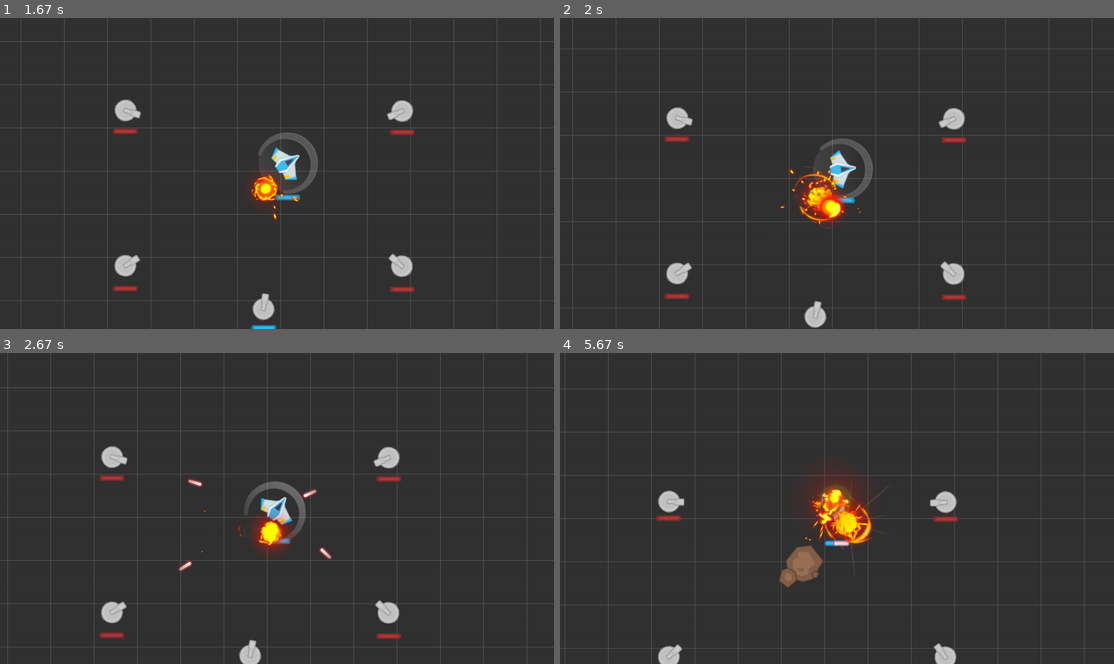
Above: before the commit, frames 1-4 (two rows, left to right).
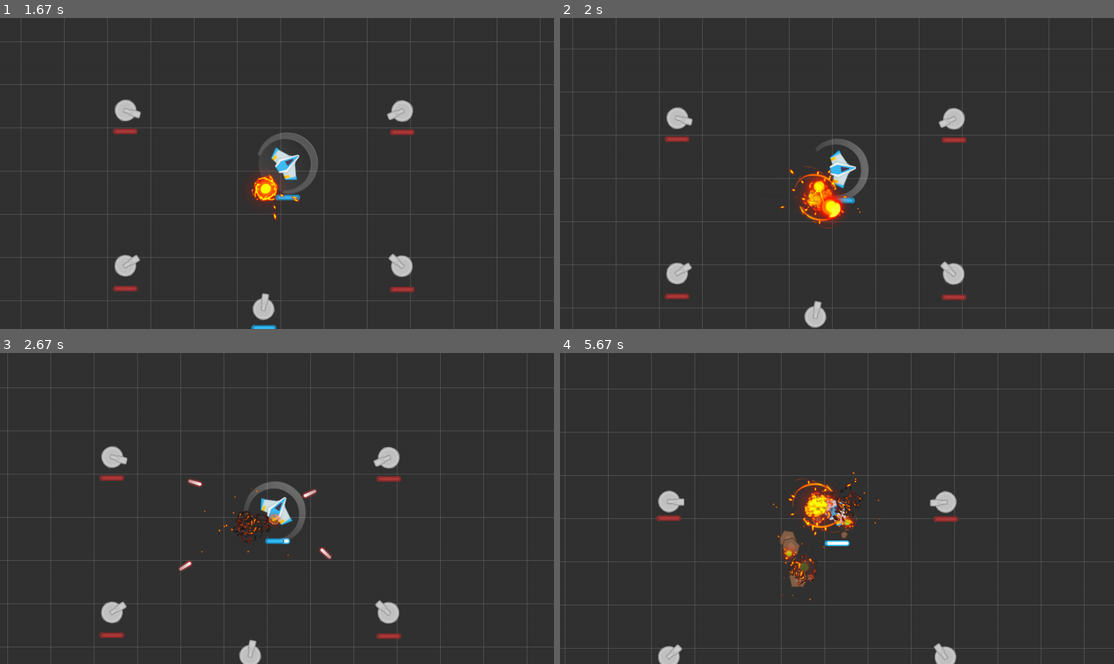
Above: after the commit, the same moments.

Repository: genericprogrammerdude/pygamengn
Game: pygame game, started from main.py
Same seed, same stepped clock (60 frames per second), same inputs: the game is played once before the commit and once after it.
Inputs:
- Up to frame 1 (1.67 s): tap Space at 0.33 s; hold D 0.67-1.13 s; hold W 1.17-1.47 s; hold D from 1.5 s (still down)
- Up to frame 2 (2 s): release D at 1.97 s
- Up to frame 3 (2.67 s): hold A 2-2.53 s; hold S from 2.57 s (still down)
- Up to frame 4 (5.67 s): release S at 2.87 s; hold A 2.9-3.3 s; hold W 3.33-3.7 s; hold D 3.73-4.37 s; hold S 4.4-4.77 s; hold A 4.8-5.27 s; hold D from 5.3 s (still down)

Frame 1 is identical in both runs. In frame 2, 0.5% of the frame differs, in the area x 44-57%, y 38-62%; in frame 3, 0.9%; in frame 4, 3.0%, in the area x 38-59%, y 38-80%.

Commit message:
Passing RenderGroup to AsteroidSpawner so it knows where to spawn the asteroids.

Diff:
--- a/Assets/inventory.json
+++ b/Assets/inventory.json
@@ -420,7 +420,8 @@
                         "AsteroidSmall",
                         "AsteroidTiny"
                     ],
-                    "spawn_freq": 2000
+                    "spawn_freq": 2000,
+                    "asset:render_group": "RenderGroup"
                 }
             }
         },
--- a/GameEngine/game.py
+++ b/GameEngine/game.py
@@ -17,11 +17,12 @@
 
     def update(self, delta):
         """Updates the game."""
-        # Update game objects for rendering
-        self.render_group.update(self.screen.get_rect(), delta)
 
         # Do collision detection and notification
         self.collision_manager.do_collisions()
+
+        # Update game objects for rendering
+        self.render_group.update(self.screen.get_rect(), delta)
 
         # Render
         self.screen.fill((50, 50, 50))
--- a/GameEngine/render_group.py
+++ b/GameEngine/render_group.py
@@ -68,3 +68,8 @@
         for y in range(int(low_y - self.cam.y), int(hi_y - self.cam.y), self.grid_interval):
             ycor = self.view_rect.height - y
             pygame.draw.line(surface, self.grid_color, (0, ycor), (self.view_rect.width, ycor))
+
+    def get_world_view_rect(self):
+        rv = pygame.Rect(self.view_rect)
+        rv.topleft += self.cam
+        return rv
--- a/asteroid.py
+++ b/asteroid.py
@@ -5,6 +5,7 @@
 from game_object_factory import GameObjectBase
 from game_object_factory import GameObjectFactory
 from projectile import Projectile
+from render_group import RenderGroup
 
 
 @GameObjectFactory.register("Asteroid")
@@ -52,11 +53,11 @@
 class AsteroidSpawner(GameObjectBase):
     """Spawns asteroids just to be annoying."""
 
-    def __init__(self, asteroid_types, spawn_freq):
+    def __init__(self, asteroid_types, spawn_freq, render_group):
         self.asteroid_types = asteroid_types
         self.spawn_freq = spawn_freq
         self.time_to_next_spawn = random.randrange(spawn_freq)
-        print(self.asteroid_types)
+        self.render_group = render_group
 
     def update(self, delta):
         self.time_to_next_spawn -= delta
@@ -66,3 +67,4 @@
             asteroid = GameObjectFactory.create(asteroid_type)
             asteroid.set_pos(pygame.Vector2(640, 360))
             asteroid.set_heading(random.randrange(0, 360))
+            self.render_group.get_world_view_rect()
